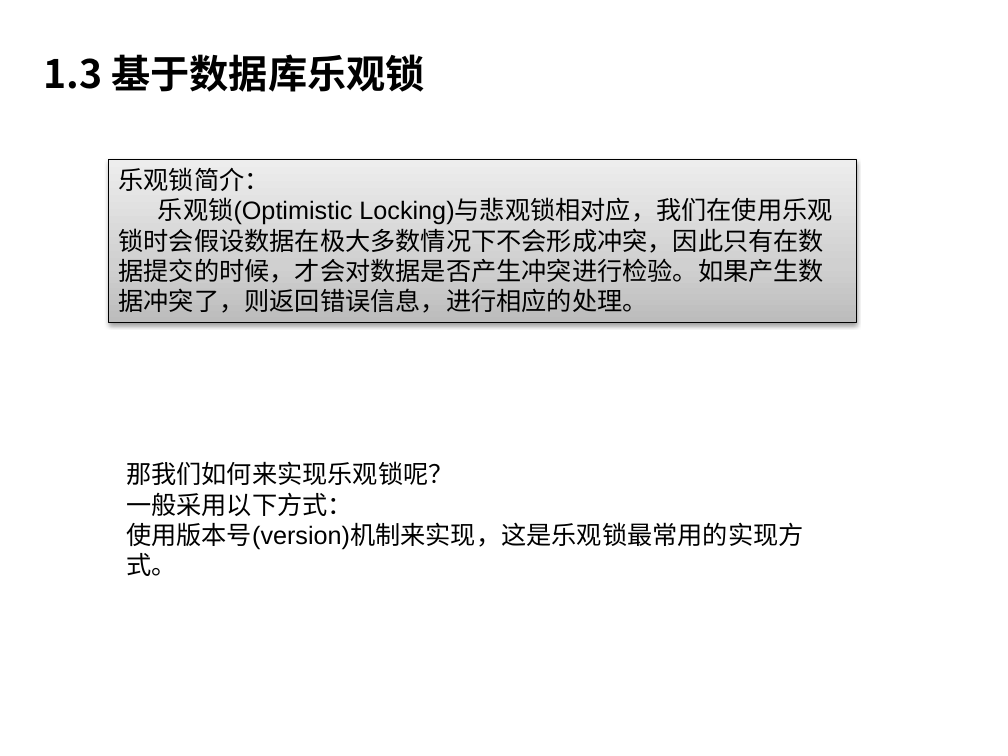
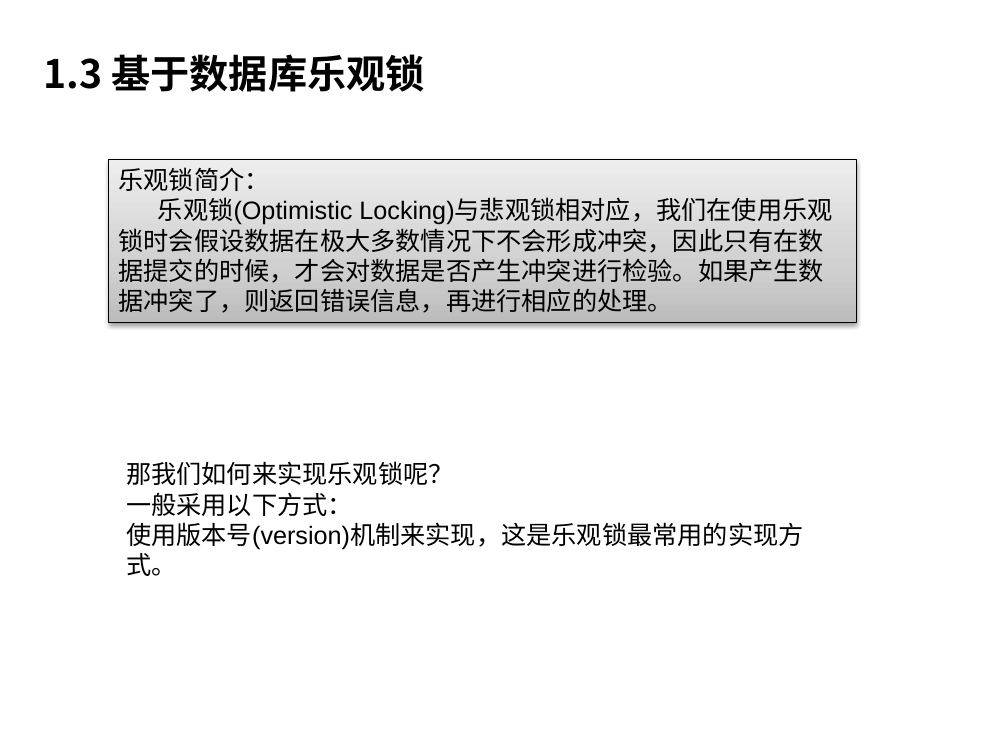
Before and after one commit to charlesmao/document, a slide deck: slide 10 of 分布式锁的三种实现方式-20180419.pptx. Drawn at 1008x756 pixels with LibreOffice and Linux fonts; fonts in the diff are those of the drawing; background and template pictures are left out. Boxes give left, top, right and bottom in pixels: in the first picture for what was removed or moved away, otherwise in the second. Text is boxed around its words. In the diff, an @@ line names an element or a change of style, - is before the commit and + after.

```diff
--- a/分布式锁的三种实现方式-20180419.pptx
+++ b/分布式锁的三种实现方式-20180419.pptx
@@ text in rectangle at <box>118,197,832,313</box>: text changed @@
-乐观锁(Optimistic Locking)与悲观锁相对应，我们在使用乐观锁时会假设数据在极大多数情况下不会形成冲突，因此只有在数据提交的时候，才会对数据是否产生冲突进行检验。如果产生数据冲突了，则返回错误信息，进行相应的处理。
+乐观锁(Optimistic Locking)与悲观锁相对应，我们在使用乐观锁时会假设数据在极大多数情况下不会形成冲突，因此只有在数据提交的时候，才会对数据是否产生冲突进行检验。如果产生数据冲突了，则返回错误信息，再进行相应的处理。
```
Also in this commit, not shown: 11 other slides changed, 9 slides added, 10 slides removed.
